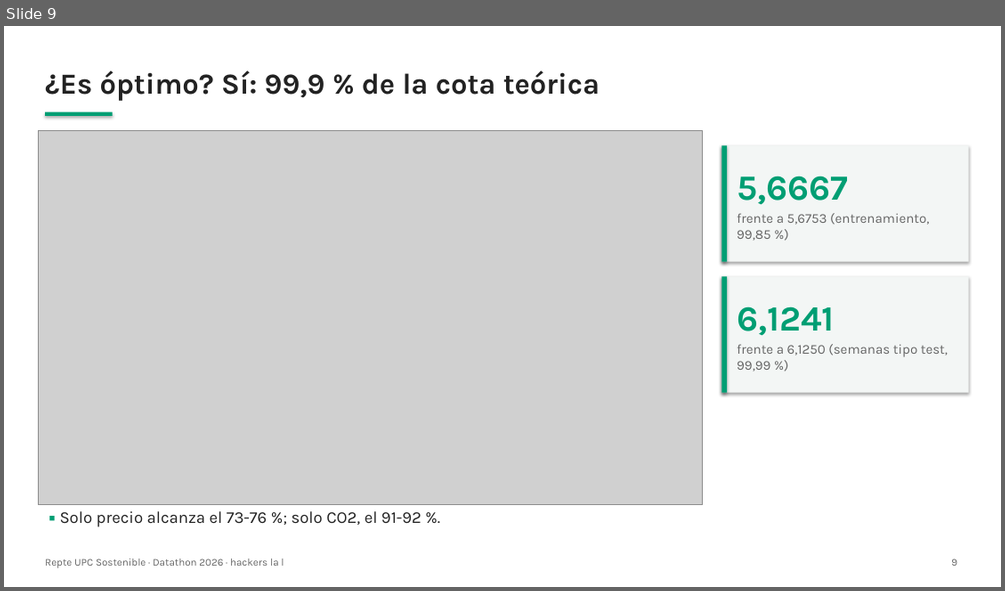
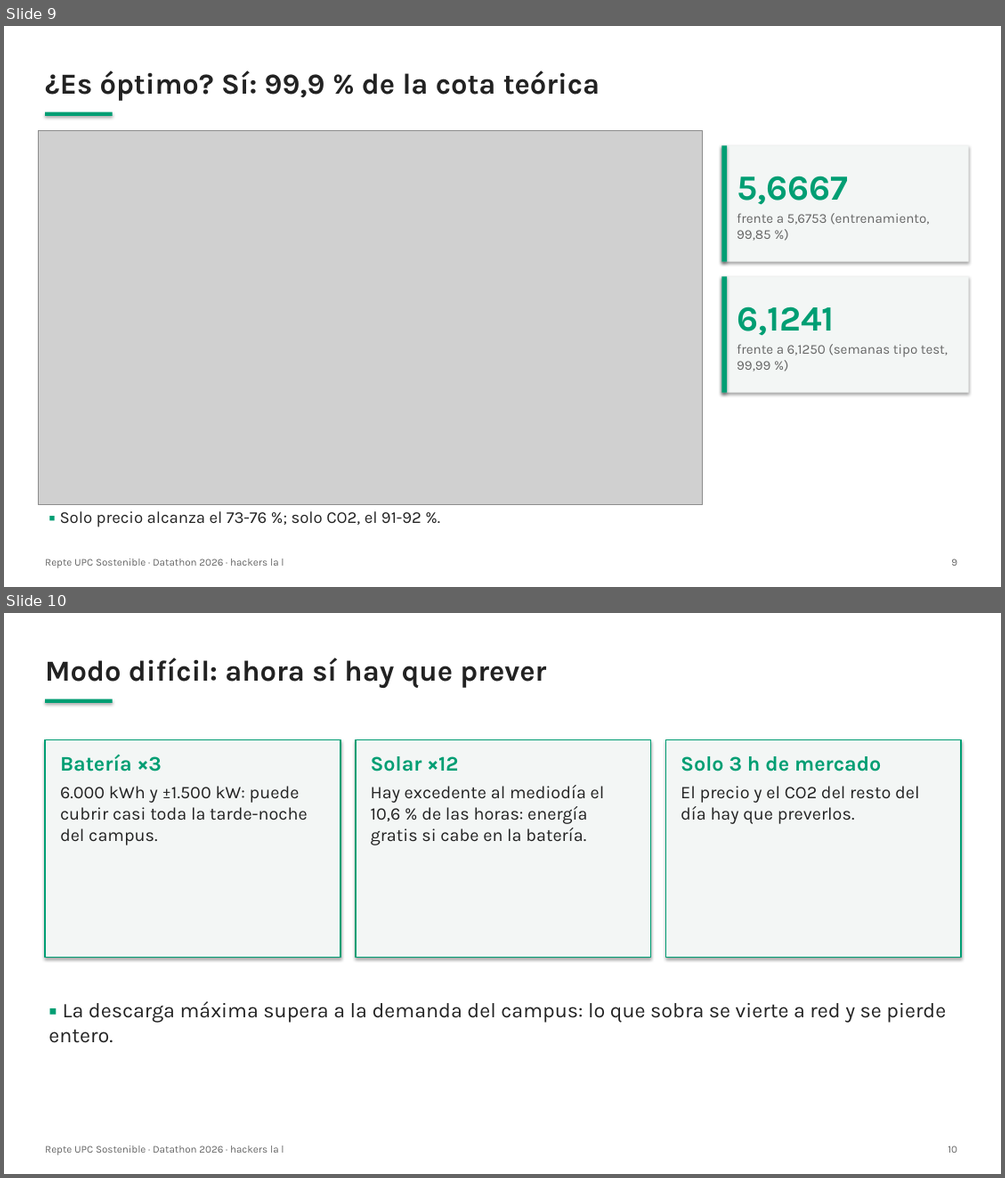
Before and after one commit to barnaredss/datathon2026, a slide deck: slides/presentacion.pptx. Shown one above the other, each under a label of ours: slide 9 before the commit, slides 9 and 10 after it. The pictures are 1005x591 and 1005x1178 pixels, drawn with LibreOffice and Linux fonts; fonts in the diff are those of the drawing; grey boxes stand for pictures. Boxes give left, top, right and bottom in pixels: in the first picture for what was removed or moved away, otherwise in the second. Text is boxed around its words. In the diff, an @@ line names an element or a change of style, - is before the commit and + after.

```diff
--- a/slides/presentacion.pptx
+++ b/slides/presentacion.pptx
@@ slide 10 added at (4, 613, 1001, 1174), background #FFFFFF @@
@@ text added at (45, 657, 546, 688), 28 pt, text #222222, bold @@
+Modo difícil: ahora sí hay que prever
@@ rectangle added at (45, 699, 113, 703), fill #009E73 @@
@@ rectangle added at (45, 740, 340, 957), fill #F3F6F5, outline #009E73 1.25 pt @@
@@ rectangle added at (356, 740, 651, 957), fill #F3F6F5, outline #009E73 1.25 pt @@
@@ rectangle added at (666, 740, 961, 957), fill #F3F6F5, outline #009E73 1.25 pt @@
@@ text added at (60, 754, 307, 845), 17 pt, text #222222 @@
+Batería ×3
+6.000 kWh y ±1.500 kW: puede cubrir casi toda la tarde-noche del campus.
@@ text added at (371, 756, 605, 845), 17 pt, text #222222 @@
+Solar ×12
+Hay excedente al mediodía el 10,6 % de las horas: energía gratis si cabe en la batería.
@@ text added at (680, 756, 920, 824), 17 pt, text #222222 @@
+Solo 3 h de mercado
+El precio y el CO2 del resto del día hay que preverlos.
@@ text added at (48, 1001, 946, 1043), 20 pt, text #222222 @@
+▪ La descarga máxima supera a la demanda del campus: lo que sobra se vierte a red y se pierde entero.
@@ text added at (45, 1145, 283, 1155), 10 pt, text #666666 @@
+Repte UPC Sostenible · Datathon 2026 · hackers la l
@@ text added at (947, 1145, 957, 1152), 10 pt, text #666666 @@
+10
```
Also in this commit, not shown: 12 slides changed, 2 other slides added, 9 other files.
